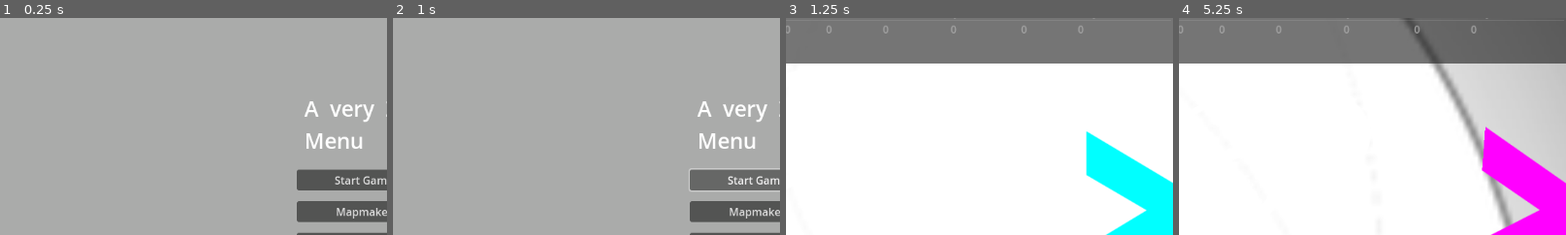
Above: before the commit, frames 1-4 (left to right).
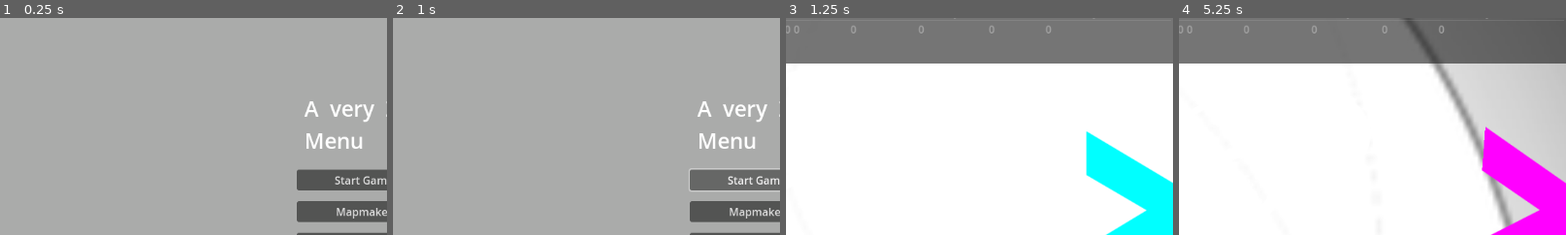
Above: after the commit, the same moments.

Repository: phyto99/Centauri
Game: Godot game, scene res://menu.tscn
Same seed, same stepped clock (60 frames per second), same inputs: the game is played once before the commit and once after it. Sound files missing from this copy of the repository are replaced by a short silence.
Inputs (mouse positions are % of the whole screen's width and height, from its top left):
- Up to frame 1 (0.25 s): no input
- Up to frame 2 (1 s): click "Start Game" at 0.5 s
- Up to frame 3 (1.25 s): no input
- Up to frame 4 (5.25 s): tap Enter at 1.25 s; drag from (51, 50) to (60, 28) at 1.27 s; click "Claim" at 2 s; click "Cultivate" at 2.75 s; click "Collect" at 3.5 s; tap Space (thrust) at 4.25 s; drag from (30, 55) to (50, 50) at 4.27 s; move the mouse to (60, 28) at 5.02 s; hold D (rotate_right) from 5.03 s (still down); tap 3 (collect) at 5.1 s
The pictures show only the part of the screen within x 3-53%, y 6-55%; the shares and areas given below are measured in that part.

Frames 1-2 are identical in both runs. In frame 3, 0.2% of the frame differs, in the area x 2-77%, y 3-8%; in frame 4, 0.3%.

Commit message:
feat: leaderboard item_10 shows planets claimed by team 0
Connects moves_updated on each planet to _update_claimed_planets.
Counts planets where any cell has team_id==0 and state>0 (claimed/cultivated).
Skips the sun. Updates on every valid move.

Co-Authored-By: Claude Sonnet 4.6 <noreply@anthropic.com>

Diff:
--- a/item_list.gd
+++ b/item_list.gd
@@ -6,6 +6,7 @@
 		_connect_planet(planet)
 	_update_yield_total()
 	_update_food_total()
+	_update_claimed_planets()
 
 func _connect_planet(planet: Node) -> void:
 	if not planet.has_signal("yield_updated"):
@@ -14,9 +15,10 @@
 		planet.yield_updated.connect(_update_yield_total.unbind(1))
 	if planet.has_signal("food_updated") and not planet.food_updated.is_connected(_update_food_total):
 		planet.food_updated.connect(_update_food_total.unbind(1))
+	if planet.has_signal("moves_updated") and not planet.moves_updated.is_connected(_update_claimed_planets):
+		planet.moves_updated.connect(_update_claimed_planets.unbind(1))
 
 func _on_node_added(node: Node) -> void:
-	# Defer: node_added fires before _ready(), so group membership isn't set yet
 	_connect_deferred.call_deferred(node)
 
 func _connect_deferred(node: Node) -> void:
@@ -24,6 +26,7 @@
 		_connect_planet(node)
 		_update_yield_total()
 		_update_food_total()
+		_update_claimed_planets()
 
 func _update_yield_total() -> void:
 	var total = 0
@@ -36,3 +39,14 @@
 	for planet in get_tree().get_nodes_in_group("planets"):
 		total += planet.food
 	set_item_text(9, str(total))
+
+func _update_claimed_planets() -> void:
+	var count = 0
+	for planet in get_tree().get_nodes_in_group("planets"):
+		if planet.get("is_sun"):
+			continue
+		for cell in planet.grid.values():
+			if cell.get("team_id", -1) == 0 and cell.get("state", 0) > 0:
+				count += 1
+				break
+	set_item_text(10, str(count))
